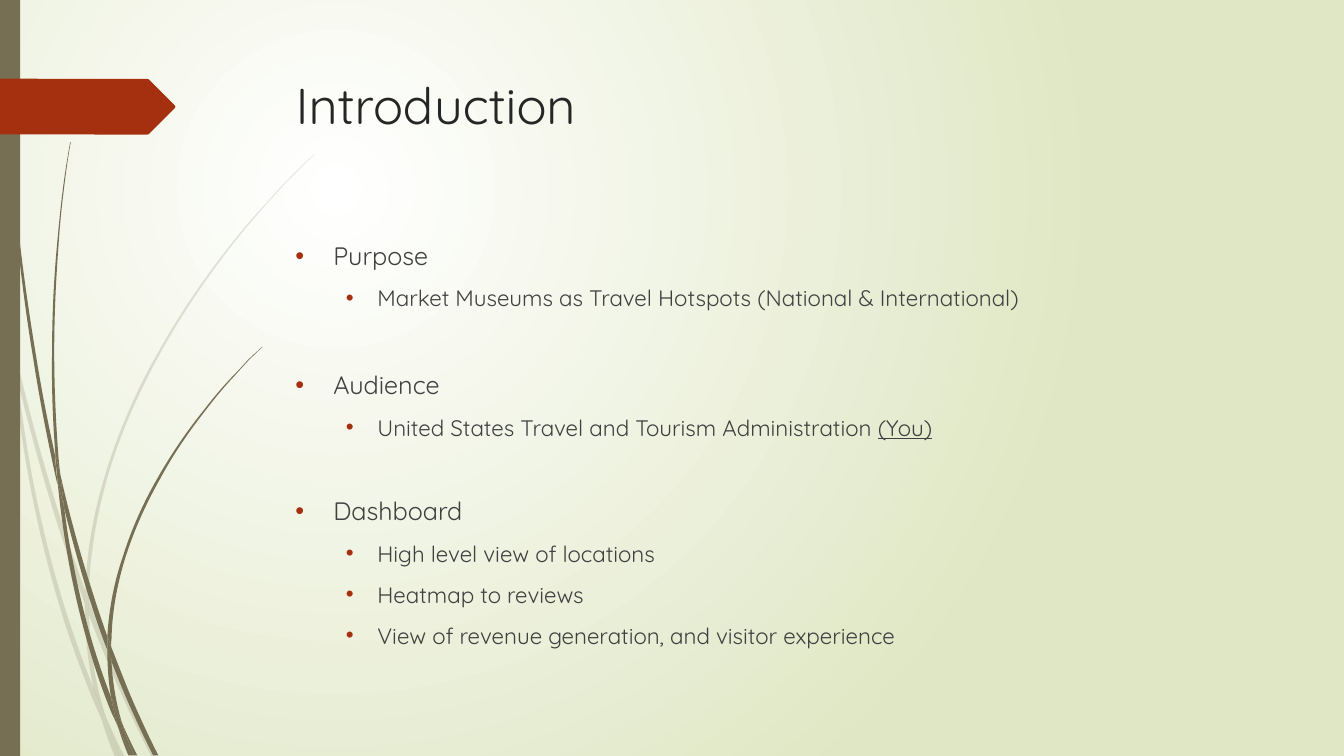
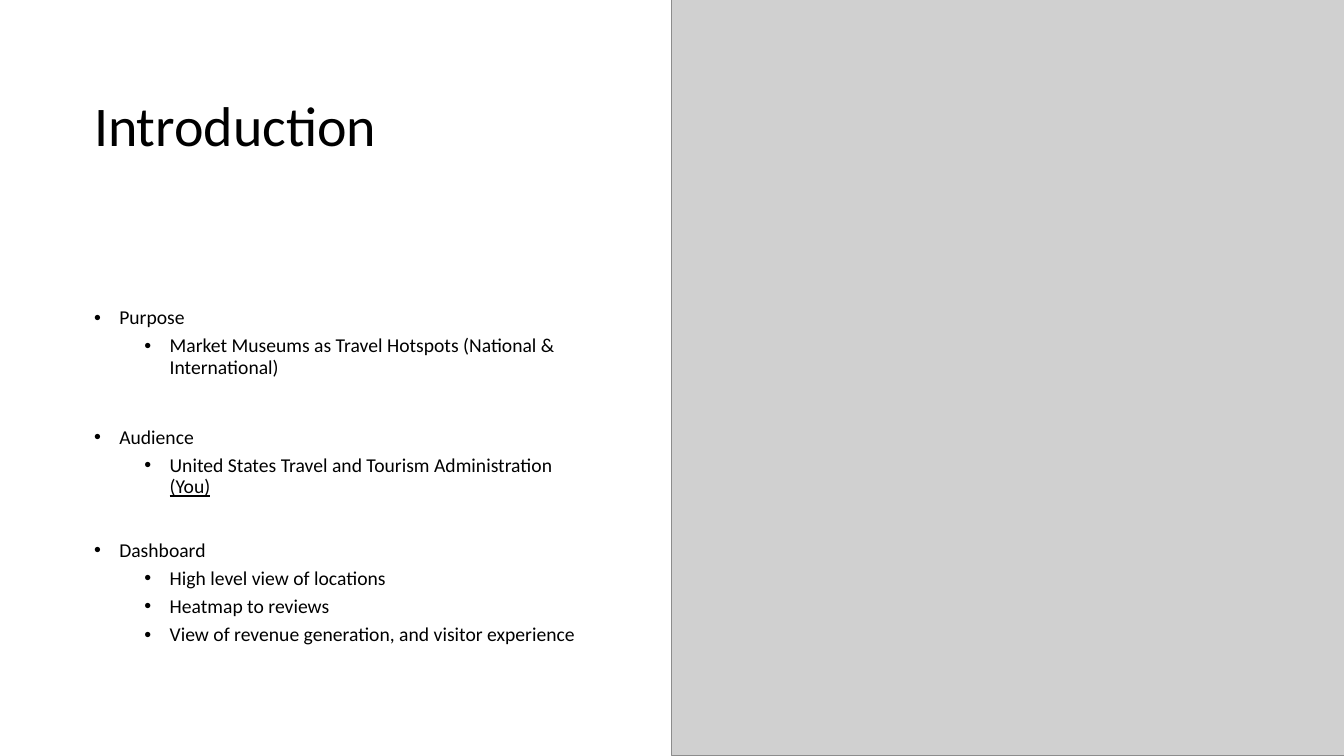
Before and after one commit to JackyUT2023/project3-group8, a slide deck: slide 3 of Project 3 Group 8 - Museums of the United States.pptx. Drawn at 1344x756 pixels with LibreOffice and Linux fonts; fonts in the diff are those of the drawing; grey boxes stand for pictures. Boxes give left, top, right and bottom in pixels: in the first picture for what was removed or moved away, otherwise in the second. Text is boxed around its words. In the diff, an @@ line names an element or a change of style, - is before the commit and + after.

```diff
--- a/Project 3 Group 8 - Museums of the United States.pptx
+++ b/Project 3 Group 8 - Museums of the United States.pptx
@@ background gradient #FFFFFF to #DFE8C4 to #FFFFFF @@
@@ rectangle removed at (0, 0, 20, 756) @@
@@ picture added at (673, 0, 1344, 756) @@
@@ title "Introduction": place and size @@
-title "Introduction" at (296, 86, 576, 125)
+title "Introduction" at (94, 107, 376, 147)
@@ title "Introduction" at (94, 107, 376, 147): size 36 to 40 pt, font Quicksand to Calibri, text colour #262626 to #000000; line spacing 1 to 0.9; vertical alignment top to middle @@
@@ freeform shape removed at (0, 79, 175, 134) @@
@@ text "Purpose": place and size @@
-text "Purpose" at (333, 247, 1019, 649)
+text "Purpose" at (119, 311, 574, 645)
@@ text "Purpose" at (119, 311, 574, 645): size 18 to 14 pt in "Purpose", "Audience", "Dashboard"; font Quicksand to Calibri, text colour #404040 to #000000; size 16 to 14 pt in "Market Museums as Travel Hotspots (National & ...", "United States Travel and Tourism Administration (You)", "High level view of locations", "Heatmap to reviews" and 1 more places; indent changed; line spacing 1 to 0.9; less space between paragraphs; vertical alignment top to middle @@
@@ group removed at (0, 154, 315, 756): 10 freeform shapes @@
@@ group removed at (3, 0, 262, 756): 12 freeform shapes @@
```
Also in this commit, not shown: 10 other slides changed, 1 slide added, 1 slide removed, 1 other file.
